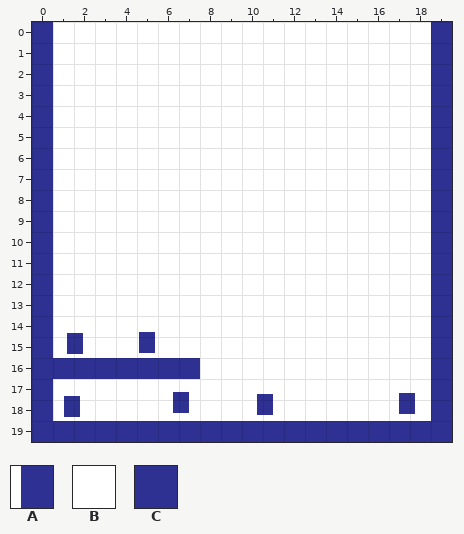
Level history. Tiled map: data/level1.tmx. That is the earlier state.
Cells are 21x21 px. Shown: x 0..19, y 0..19.
Key: from "Untitled-1": A 9, B 34, C 191.
_ is an empty cell, # one hidden under a higher layer.
Objects are placed by their top-left corner, in cells (3,4 is the top-left corner of cell 3,4); size is 1x1 cell unless given.
Layer "Background" before, first column x 0:
 0 #BBBBBBBBBBBBBBBBBB#
 1 #BBBBBBBBBBBBBBBBBB#
 2 #BBBBBBBBBBBBBBBBBB#
 3 #BBBBBBBBBBBBBBBBBB#
 4 #BBBBBBBBBBBBBBBBBB#
 5 #BBBBBBBBBBBBBBBBBB#
 6 #BBBBBBBBBBBBBBBBBB#
 7 #BBBBBBBBBBBBBBBBBB#
 8 #BBBBBBBBBBBBBBBBBB#
 9 #BBBBBBBBBBBBBBBBBB#
10 #BBBBBBBBBBBBBBBBBB#
11 #BBBBBBBBBBBBBBBBBB#
12 #BBBBBBBBBBBBBBBBBB#
13 #BBBBBBBBBBBBBBBBBB#
14 #BBBBBBBBBBBBBBBBBB#
15 #BBBBBBBBBBBBBBBBBB#
16 ########BBBBBBBBBBB#
17 #BBBBBBBBBBBBBBBBBB#
18 #BBBBBBBBBBBBBBBBBB#
19 ####################
Layer "ground" before, first column x 0:
 0 C__________________C
 1 C__________________C
 2 C__________________C
 3 C__________________C
 4 C__________________C
 5 C__________________C
 6 C__________________C
 7 C__________________C
 8 C__________________C
 9 C__________________C
10 C__________________C
11 C__________________C
12 C__________________C
13 C__________________C
14 C__________________C
15 C__________________C
16 CCCCCCCC___________C
17 C__________________C
18 C__________________C
19 CCCCCCCCCCCCCCCCCCCC
Objects on layer "Objects" before:
A at 4.9,14.8
A at 1.4,14.8
A at 6.5,17.6
A at 17.2,17.7
A at 10.5,17.7
A at 1.3,17.8
Now the later version:
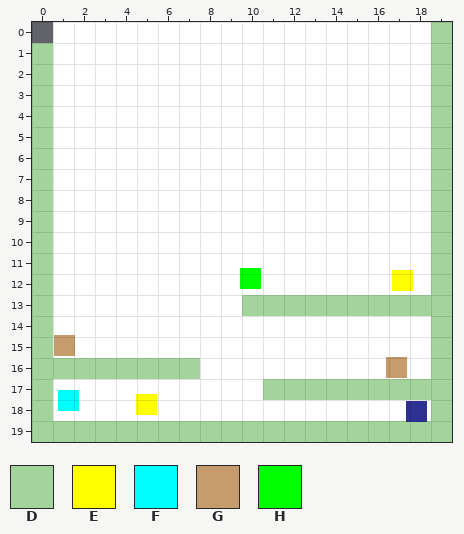
Further tiles: from "background": D 19; from "objects": E 13, F 14, G 15, H 16.
Difference:
Layer "Background":
y 0: x 0 # -> _
y 13: x 10..18 BBBBBBBBB -> #########
y 17: x 11..18 BBBBBBBB -> ########
Layer "ground":
y 0: x 0 C -> _; x 19 C -> D
y 1..12: x 0 C -> D; x 19 C -> D
y 13: x 0 C -> D; x 10..19 _________C -> DDDDDDDDDD
y 14..15: x 0 C -> D; x 19 C -> D
y 16: x 0..7 CCCCCCCC -> DDDDDDDD; x 19 C -> D
y 17: x 0 C -> D; x 11..19 ________C -> DDDDDDDDD
y 18: x 0 C -> D; x 19 C -> D
y 19: x 0..19 CCCCCCCCCCCCCCCCCCCC -> DDDDDDDDDDDDDDDDDDDD
Layer "Objects":
added: H at 9.9,11.7
added: E at 17.1,11.8
added: G at 1,14.9
added: G at 16.9,16
added: F at 1.2,17.5
added: E at 5,17.7
added: C at 17.8,18
removed: A at 4.9,14.8
removed: A at 1.4,14.8
removed: A at 6.5,17.6
removed: A at 17.2,17.7
removed: A at 10.5,17.7
removed: A at 1.3,17.8
